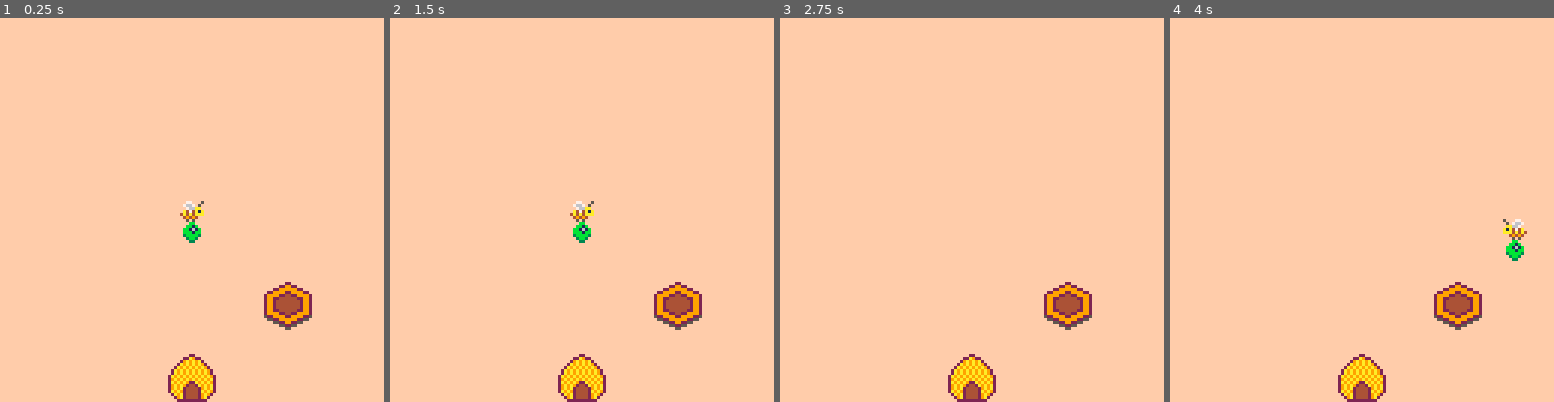
Above: before the commit, frames 1-4 (left to right).
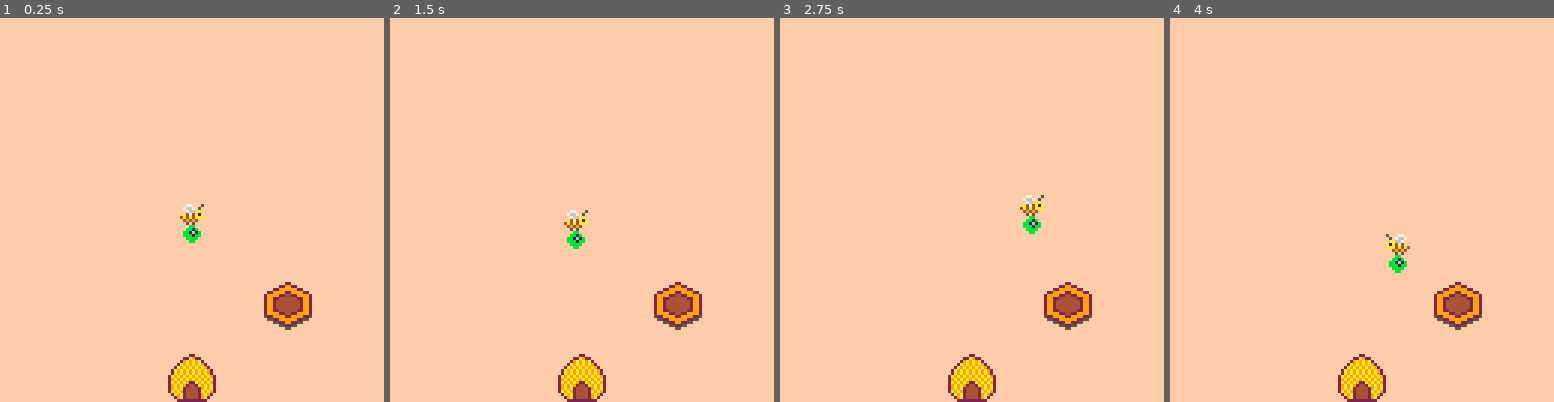
Above: after the commit, the same moments.

Repository: global-game-jam-2019-team/the_letter_bee
Game: PICO-8 cartridge the_letter_bee_art_sound_backup.p8
Same seed, same stepped clock (60 frames per second), same inputs: the game is played once before the commit and once after it.
Inputs:
- Up to frame 1 (0.25 s): no input
- Up to frame 2 (1.5 s): tap X (X key) at 0.33, 1.07 s; tap O (Z key) at 0.7 s
- Up to frame 3 (2.75 s): hold Right 1.6-2.1 s; tap O (Z key) at 1.7, 2.1, 2.5 s; tap X (X key) at 1.85 s; hold Up 2.15-2.42 s; hold Right from 2.47 s (still down)
- Up to frame 4 (4 s): tap O (Z key) at 2.9, 3.3, 3.7 s; tap X (X key) at 2.97 s; release Right at 3.03 s; hold Left 3.08-3.58 s; hold Down 3.63-3.97 s

The runs differ from the first frame. In frame 1, 0.3% of the frame differs, in the area x 46-54%, y 47-59%; in frame 2, 0.6%; in frame 3, 0.4%; in frame 4, 0.8%, in the area x 56-93%, y 52-67%.

Commit message:
Update beed jank and pollen sprites

Diff:
--- a/the_letter_bee.p8
+++ b/the_letter_bee.p8
@@ -16,11 +16,11 @@
    col = 8, mode = 1, point_right = true,
    carry_sprite="food_green"}
 local bee_gravity = 0
-local bee_speed = 3
+local bee_speed = 1
 local bee_jank_skip_rate = 3
-local bee_jank_factor_y = 3
-local bee_jank_factor_x = .75
-local normal_gravity = 5
+local bee_jank_factor_y = 1.25
+local bee_jank_factor_x = .5
+local normal_gravity = 4
 
 -- the y position of the floor
 local floor_y = 128 - 32
@@ -594,17 +594,17 @@
 00aa9a0000660006006600062a9a9a922a9a9a920a8a0000020220200000000007777777777777603333333333833333333333e3333333330a499999909994a0
 0aa979a0065560600655606029a9a92442a9a9a20aaa077020212202000000000677777777777760333333333878333333333e7e333333330994990009994990
 0aaa9aa000655cc000655ee029a9a2444429a9a200887667002112000000000000667777777666003333333333833333333333e3333333330a994999999499a0
-04aaaa400c161c1c0e868e1e2a9a9244442a9a92009a6670002112000007700000006667776000003333333333333333333333333333333300a9944994499a00
-004aa4001c1c1ccc8e8e8eee02a9a2444429a9200088770000282800007557000000000677000000333333333333333333333333333333330a9aaa9449aaa9a0
-0004400001212100084848000029a2444429a200409aa000020220200067760000000000670000003333333333333333333333333393333300a000a99a000a00
+00aaaa000c161c1c0e868e1e2a9a9244442a9a92009a6670002112000007700000006667776000003333333333333333333333333333333300a9944994499a00
+000aa0001c1c1ccc8e8e8eee02a9a2444429a9200088770000282800007557000000000677000000333333333333333333333333333333330a9aaa9449aaa9a0
+0000000001212100084848000029a2444429a200409aa000020220200067760000000000670000003333333333333333333333333393333300a000a99a000a00
 00000000005050000050500000022222222220000444000020000002000660000000000006000000333338333333333333333333397933330000000aa0000000
 000bb000000cc000000ee0000000000220000000000052222444000000588800000000000000000033338783333333333333333333933333000000f000000000
 00bb1b0000cc2c0000ee4e000000022992200000000052222444000000588888888000000000000033333833333333333e3333333333333300dd0ffff0000000
 0bb161b00cc2f2c00ee4f4e0000229999992200000005222244400000088885448888000000000003333333333333333e7e333333333333300dddffff0000000
 0bbb1bb00ccc2cc00eee4ee00229999229999220000052222444000008885f444f4888800000000033333333333333333e33333333333333000ddd2dddd00000
-03bbbb3001cccc1008eeee8029999224422999920000522224440000885ffffffffff8880000000033333333333333333333333333333333000dd222dddd0000
-003bb300001cc100008ee800299224444442299200005552444400005445666f456664f0000000003333333333333333333333333333333300ff22222dd00000
-000330000001100000088000299244444444299200005222244400000445666f456664f00000000033333e333333333333333383333333330ffff222ff000000
+00bbbb0000cccc0000eeee0029999224422999920000522224440000885ffffffffff8880000000033333333333333333333333333333333000dd222dddd0000
+000bb000000cc000000ee000299224444442299200005552444400005445666f456664f0000000003333333333333333333333333333333300ff22222dd00000
+000000000000000000000000299244444444299200005222244400000445666f456664f00000000033333e333333333333333383333333330ffff222ff000000
 000000000000000000000000299244444444299200005222244400000ff5666ff5666ff0000000005333e7e3333339333333387833333333000ffd2dff000000
 000770000000000000000000299244444444299200005222444400000f45666445666f400000000035333e3333339793333333833333333500000dddfff00000
 007777770000000000777700299224444442299200005552444400000f444f444f444f40000000000335333333333933333333333333535000000ddd3ff0b000
--- a/the_letter_bee_art_sound_backup.p8
+++ b/the_letter_bee_art_sound_backup.p8
@@ -16,14 +16,15 @@
    col = 8, mode = 1, point_right = true,
    carry_sprite="food_green"}
 local bee_gravity = 0
-local bee_speed = 3
-local bee_jank_skip_rate = 1
-local bee_jank_factor_y = 2
+local bee_speed = 1
+local bee_jank_skip_rate = 3
+local bee_jank_factor_y = 1.25
 local bee_jank_factor_x = .5
-local normal_gravity = 5
+local normal_gravity = 4
 
 -- the y position of the floor
-local floor_y = 128 - 8
+local floor_y = 128 - 32
+local hive_wall_thickness = 8
 
 -------------------------- util --
 
@@ -82,6 +83,14 @@
    func(x,y)
   end
  end
+end
+
+function clone(input)
+  local t = {}
+  for key, value in pairs(input) do
+    t[key] = value
+  end
+  return t
 end
 
 
@@ -227,6 +236,13 @@
 
 function apply_floors(entities)
   if p.y > floor_y then p.y = floor_y end
+end
+
+function apply_hive_walls(entities)
+  if p.y > 128-hive_wall_thickness then p.y = 128-hive_wall_thickness end
+  if p.x > 128-hive_wall_thickness then p.x = 128-hive_wall_thickness end
+  if p.y < hive_wall_thickness then p.y = hive_wall_thickness end
+  if p.x < hive_wall_thickness then p.x = hive_wall_thickness end
 end
 
 function control()
@@ -325,6 +341,7 @@
 function draw_screen(map_number, distance_from_home)
   map_x, map_y = get_map_offset(map_number)
   sx, sy = get_screen_offset(distance_from_home)
+  rect(sx,sy, sx+128, sy+128)
   map(map_x,map_y, sx,sy, 16,16)
 end
 
@@ -332,9 +349,7 @@
   return flr(sx / 128)
 end
 
-local home_maps = {1}
-local available_maps = {2,3,4,5,6,7,8}
-function pick_map()
+function pick_map_old()
   local i = rnd_index(available_maps)
   log("map", i, #available_maps)
   return available_maps[rnd_index(available_maps)]
@@ -391,9 +406,13 @@
 --------------------------------
 ------------- mode: overworld --
 
-local home_map = 1
-local map_list_right = {pick_map(),pick_map(),pick_map(),pick_map(),pick_map(),pick_map()}
-local map_list_left = {pick_map(),pick_map(),pick_map(),pick_map(),pick_map()}
+
+home_maps = {1}
+available_maps = {2,3,4,5,6,7,8}
+
+home_map = 1
+map_list_right = {pick_map_old(),pick_map_old(),pick_map_old(),pick_map_old(),pick_map_old(),pick_map_old()}
+map_list_left = {pick_map_old(),pick_map_old(),pick_map_old(),pick_map_old(),pick_map_old()}
 
 function _update_overworld()
   t = (t + 1) % 32767
@@ -412,6 +431,7 @@
 
 function _draw_overworld()
   cls"12"
+  rectfill(cam_x,floor_y, 128+cam_x,128, 3)
   camera(cam_x,0)
   local screen = get_screen(cam_x)
 
@@ -446,6 +466,42 @@
 function go_to_overworld()
   _update = _update_overworld
   _draw = _draw_overworld
+end
+
+-- returns the map_id of an available map, probabilistically
+function pick_map()
+  local i = rnd_index(available_maps)
+  log("map", i, #available_maps)
+  return available_maps[rnd_index(available_maps)]
+end
+
+function init_overworld()
+  home_map = 1
+  map_list_left = {2,3}
+  map_list_right = {2,3}
+  overworld_entities = {}
+  init_map_data_all({home_map}, 0)
+  init_map_data_all(map_list_left, -1)
+  init_map_data_all(map_list_right, 1)
+end
+
+function init_map_data_all(map_ids, direction)
+  for i=1,#map_ids do
+    local map_id = map_ids[i]
+    local map_data = map_setup[map_id]
+    local distance_from_home = direction * i
+    init_map_data_one(map_setup[map_id], map_id, distance_from_home)
+  end
+end
+
+function init_map_data_one(map_data, map_id, distance_from_home)
+  local screen_offset_x, _ = get_screen_offset(distance_from_home)
+  log("init_map_data_one", map_id, distance_from_home, screen_offset_x, _)
+  for entity in all(map_data.default_entities) do
+    local new_entity = clone(entity)
+    new_entity.x = new_entity.x + screen_offset_x
+    add(overworld_entities, new_entity)
+  end
 end
 
 --------------------------------
@@ -457,7 +513,7 @@
   update_bee()
   control()
 
-  apply_floors(hive_entities)
+  apply_hive_walls(hive_entities)
   check_overlap(hive_entities)
   apply_overlap(hive_entities)
 
@@ -468,6 +524,7 @@
 
 function _draw_hive()
   cls"15"
+  camera(cam_x,0)
   -- map(0,64-16, 0,0, 16,16)
 
   -- entities
@@ -485,6 +542,7 @@
 function go_to_hive()
   _update = _update_hive
   _draw = _draw_hive
+  cam_x = 0
 end
 
 -- go_to_overworld()
@@ -493,7 +551,6 @@
 -- prep entities
 function _init()
   overworld_entities = {
-    {type="hive", x=64, y=76,reactions={go_to_hive}},
     {type="food", x=136,y=floor_y,reactions={er_carry}}
   }
 
@@ -501,6 +558,26 @@
     {type="hive",      x=64, y=128-_s.hive.cy,reactions={go_to_overworld}},
     {type="honeycomb", x=96,y=96,reactions={er_consume_carry}}
   }
+
+  map_setup = {
+    [1] = {
+      default_entities = {
+        {type="hive", x=64, y=52,reactions={go_to_hive}},
+      },
+      update = function(offset_x) log"2222 update 2222" end
+    },
+    [2] = {
+      default_entities = {
+        {type="food", x=78,y=86,reactions={er_carry}},
+      },
+      update = function() log"2222 update 2222" end
+    },
+    [3] = {
+
+    }
+  }
+
+  init_overworld()
 end
 
 
@@ -517,17 +594,17 @@
 00aa9a0000660006006600062a9a9a922a9a9a920a8a0000020220200000000007777777777777603333333333833333333333e3333333330a499999909994a0
 0aa979a0065560600655606029a9a92442a9a9a20aaa077020212202000000000677777777777760333333333878333333333e7e333333330994990009994990
 0aaa9aa000655cc000655ee029a9a2444429a9a200887667002112000000000000667777777666003333333333833333333333e3333333330a994999999499a0
-04aaaa400c161c1c0e868e1e2a9a9244442a9a92009a6670002112000007700000006667776000003333333333333333333333333333333300a9944994499a00
-004aa4001c1c1ccc8e8e8eee02a9a2444429a9200088770000282800007557000000000677000000333333333333333333333333333333330a9aaa9449aaa9a0
-0004400001212100084848000029a2444429a200409aa000020220200067760000000000670000003333333333333333333333333393333300a000a99a000a00
+00aaaa000c161c1c0e868e1e2a9a9244442a9a92009a6670002112000007700000006667776000003333333333333333333333333333333300a9944994499a00
+000aa0001c1c1ccc8e8e8eee02a9a2444429a9200088770000282800007557000000000677000000333333333333333333333333333333330a9aaa9449aaa9a0
+0000000001212100084848000029a2444429a200409aa000020220200067760000000000670000003333333333333333333333333393333300a000a99a000a00
 00000000005050000050500000022222222220000444000020000002000660000000000006000000333338333333333333333333397933330000000aa0000000
 000bb000000cc000000ee0000000000220000000000052222444000000588800000000000000000033338783333333333333333333933333000000f000000000
 00bb1b0000cc2c0000ee4e000000022992200000000052222444000000588888888000000000000033333833333333333e3333333333333300dd0ffff0000000
 0bb161b00cc2f2c00ee4f4e0000229999992200000005222244400000088885448888000000000003333333333333333e7e333333333333300dddffff0000000
 0bbb1bb00ccc2cc00eee4ee00229999229999220000052222444000008885f444f4888800000000033333333333333333e33333333333333000ddd2dddd00000
-03bbbb3001cccc1008eeee8029999224422999920000522224440000885ffffffffff8880000000033333333333333333333333333333333000dd222dddd0000
-003bb300001cc100008ee800299224444442299200005552444400005445666f456664f0000000003333333333333333333333333333333300ff22222dd00000
-000330000001100000088000299244444444299200005222244400000445666f456664f00000000033333e333333333333333383333333330ffff222ff000000
+00bbbb0000cccc0000eeee0029999224422999920000522224440000885ffffffffff8880000000033333333333333333333333333333333000dd222dddd0000
+000bb000000cc000000ee000299224444442299200005552444400005445666f456664f0000000003333333333333333333333333333333300ff22222dd00000
+000000000000000000000000299244444444299200005222244400000445666f456664f00000000033333e333333333333333383333333330ffff222ff000000
 000000000000000000000000299244444444299200005222244400000ff5666ff5666ff0000000005333e7e3333339333333387833333333000ffd2dff000000
 000770000000000000000000299244444444299200005222444400000f45666445666f400000000035333e3333339793333333833333333500000dddfff00000
 007777770000000000777700299224444442299200005552444400000f444f444f444f40000000000335333333333933333333333333535000000ddd3ff0b000
